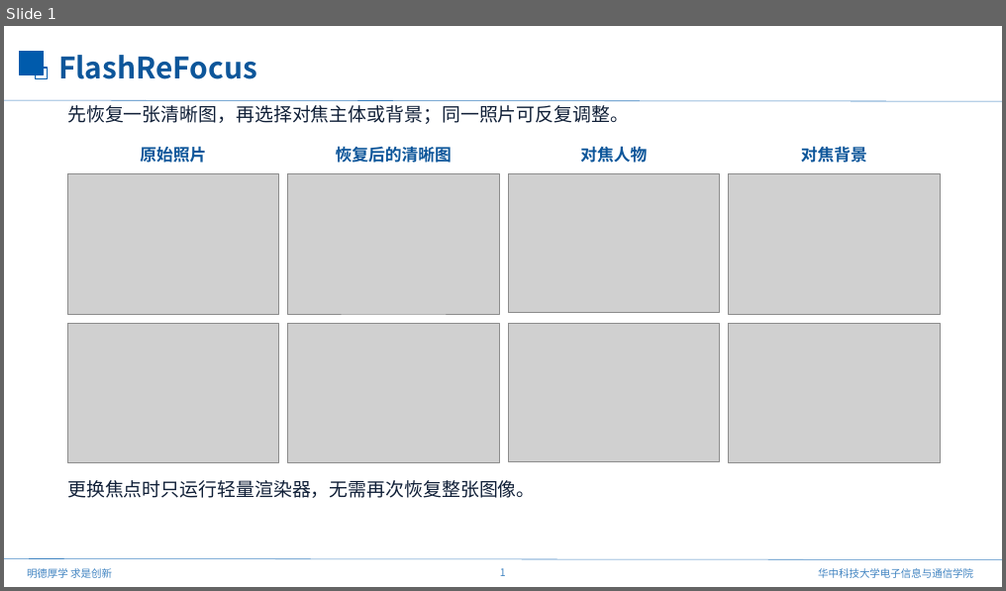
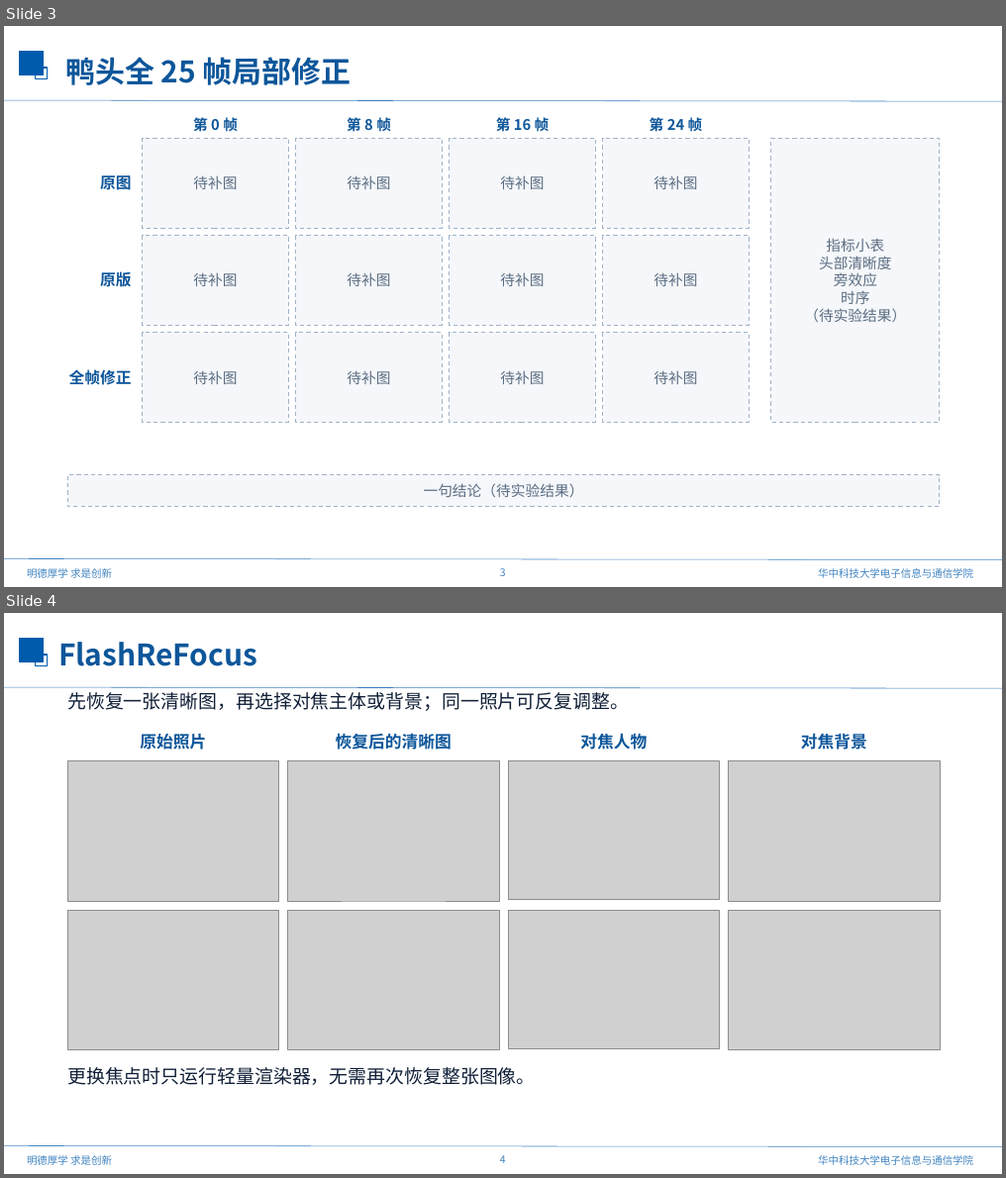
Before and after one commit to mengmcy1/OPPO-depth-guided-video-bokeh, a slide deck: 汇报/2026-10-23_ATB进展与FlashReFocus/FlashReFocus_论文介绍_1023.pptx. Shown one above the other, each under a label of ours: slide 1 before the commit, slides 3 and 4 after it. The pictures are 1006x591 and 1006x1178 pixels, drawn with LibreOffice and Linux fonts; fonts in the diff are those of the drawing; grey boxes stand for pictures; background and template pictures are left out. Boxes give left, top, right and bottom in pixels: in the first picture for what was removed or moved away, otherwise in the second. Text is boxed around its words. In the diff, an @@ line names an element or a change of style, - is before the commit and + after.

```diff
--- a/汇报/2026-10-23_ATB进展与FlashReFocus/FlashReFocus_论文介绍_1023.pptx
+++ b/汇报/2026-10-23_ATB进展与FlashReFocus/FlashReFocus_论文介绍_1023.pptx
@@ slide 3 added at [4, 26, 1002, 587], background #FFFFFF; not listed: 7 template elements that a slide beside it also shows @@
@@ text added at [66, 57, 350, 85], 28.5 pt, text #0D569A, bold @@
+鸭头全 25 帧局部修正
@@ rectangle added at [143, 138, 288, 228], fill #F5F7FA, outline #9FB3C8 1 pt dashed, 14 pt, text #5B6D82 @@
+待补图
@@ text added at [193, 115, 238, 134], 14 pt, text #0D569A, bold @@
+第 0 帧
@@ rectangle added at [296, 138, 442, 228], fill #F5F7FA, outline #9FB3C8 1 pt dashed, 14 pt, text #5B6D82 @@
+待补图
@@ text added at [347, 115, 391, 134], 14 pt, text #0D569A, bold @@
+第 8 帧
@@ rectangle added at [450, 138, 595, 228], fill #F5F7FA, outline #9FB3C8 1 pt dashed, 14 pt, text #5B6D82 @@
+待补图
@@ text added at [496, 115, 549, 134], 14 pt, text #0D569A, bold @@
+第 16 帧
@@ rectangle added at [603, 138, 748, 228], fill #F5F7FA, outline #9FB3C8 1 pt dashed, 14 pt, text #5B6D82 @@
+待补图
@@ text added at [649, 115, 703, 134], 14 pt, text #0D569A, bold @@
+第 24 帧
@@ rectangle added at [771, 138, 940, 423], fill #F5F7FA, outline #9FB3C8 1 pt dashed, 14 pt, text #5B6D82 @@
+指标小表
+头部清晰度
+旁效应
+时序
+（待实验结果）
@@ text added at [100, 173, 131, 193], 15 pt, text #0D569A, bold @@
+原图
@@ rectangle added at [143, 236, 288, 325], fill #F5F7FA, outline #9FB3C8 1 pt dashed, 14 pt, text #5B6D82 @@
+待补图
@@ rectangle added at [296, 236, 442, 325], fill #F5F7FA, outline #9FB3C8 1 pt dashed, 14 pt, text #5B6D82 @@
+待补图
@@ rectangle added at [450, 236, 595, 325], fill #F5F7FA, outline #9FB3C8 1 pt dashed, 14 pt, text #5B6D82 @@
+待补图
@@ rectangle added at [603, 236, 748, 325], fill #F5F7FA, outline #9FB3C8 1 pt dashed, 14 pt, text #5B6D82 @@
+待补图
@@ text added at [100, 272, 131, 287], 15 pt, text #0D569A, bold @@
+原版
@@ rectangle added at [143, 333, 288, 423], fill #F5F7FA, outline #9FB3C8 1 pt dashed, 14 pt, text #5B6D82 @@
+待补图
@@ rectangle added at [296, 333, 442, 423], fill #F5F7FA, outline #9FB3C8 1 pt dashed, 14 pt, text #5B6D82 @@
+待补图
@@ rectangle added at [450, 333, 595, 423], fill #F5F7FA, outline #9FB3C8 1 pt dashed, 14 pt, text #5B6D82 @@
+待补图
@@ rectangle added at [603, 333, 748, 423], fill #F5F7FA, outline #9FB3C8 1 pt dashed, 14 pt, text #5B6D82 @@
+待补图
@@ text added at [69, 370, 132, 385], 15 pt, text #0D569A, bold @@
+全帧修正
@@ rectangle added at [67, 475, 940, 506], fill #F5F7FA, outline #9FB3C8 1 pt dashed, 14 pt, text #5B6D82 @@
+一句结论（待实验结果）
@@ what was slide 1 is now slide 4 @@
@@ page number at [500, 1156, 506, 1163]: text changed @@
-1
+4
```
Also in this commit, not shown: 2 other slides added, 1 other file.
